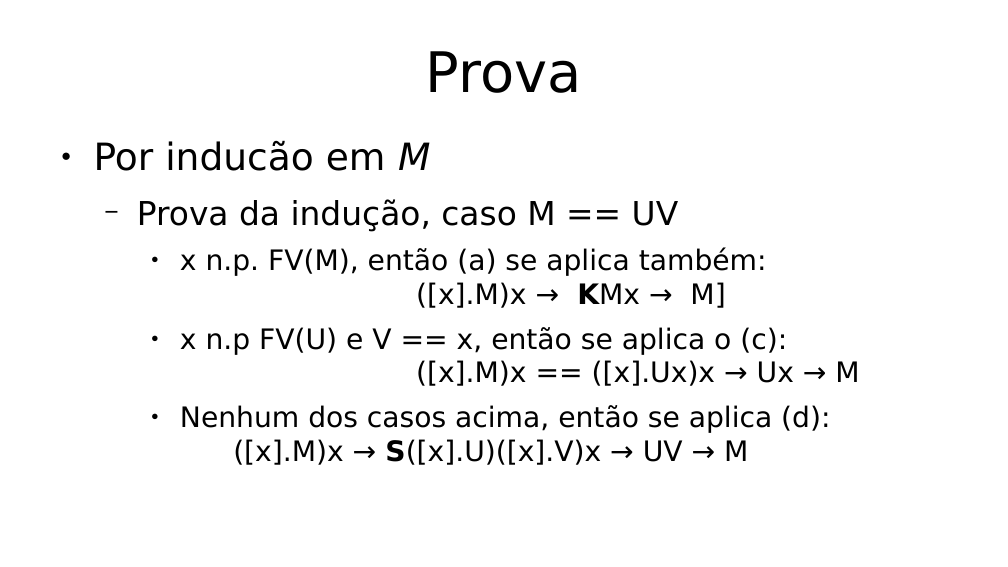
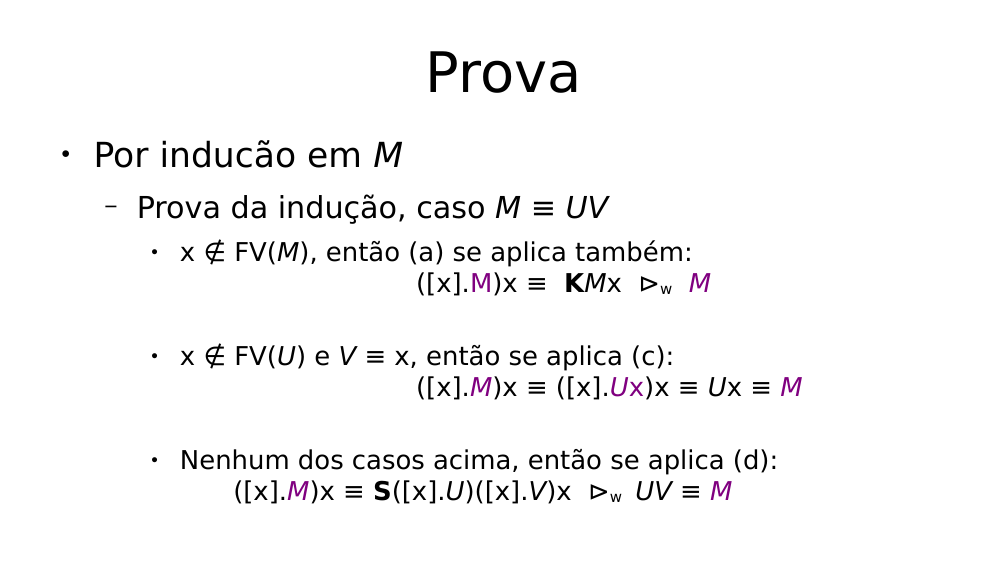
Before and after one commit to hlah/teoria_da_computacao, a slide deck: slide 16 of pesquisa/slides.odp (slide 14 before the commit). Drawn at 1008x567 pixels with LibreOffice and Linux fonts; fonts in the diff are those of the drawing. Boxes give left, top, right and bottom in pixels: in the first picture for what was removed or moved away, otherwise in the second. Text is boxed around its words. In the diff, an @@ line names an element or a change of style, - is before the commit and + after.

Commit message:
Formatacao geral... Falta colocar a parte inicial do histórico e dar uma revisada na parte das provas.

```diff
--- a/pesquisa/slides.odp
+++ b/pesquisa/slides.odp
@@ text at <box>94,140,403,168</box>: size 29.6 to 27.2 pt in "Por inducão em M" @@
@@ text at <box>137,194,802,504</box>: text changed; size 22.2 to 20.4 pt @@
-  − Prova da indução, caso M == UV
-    ● x n.p. FV(M), então (a) se aplica também:
-      ([x].M)x → KMx → M]
-    ● x n.p FV(U) e V == x, então se aplica o (c):
-      ([x].M)x == ([x].Ux)x → Ux → M
-    ● Nenhum dos casos acima, então se aplica (d):
-      ([x].M)x → S([x].U)([x].V)x → UV → M
+  − Prova da indução, caso M ≡ UV
+    ● x ∉ FV(M), então (a) se aplica também:
+      ([x].M)x ≡ KMx ⊳w M
+    ● x ∉ FV(U) e V ≡ x, então se aplica (c):
+      ([x].M)x ≡ ([x].Ux)x ≡ Ux ≡ M
+    ● Nenhum dos casos acima, então se aplica (d):
+      ([x].M)x ≡ S([x].U)([x].V)x ⊳w UV ≡ M
```
Also in this commit, not shown: 11 other slides changed, 4 slides added, 1 slide removed.
